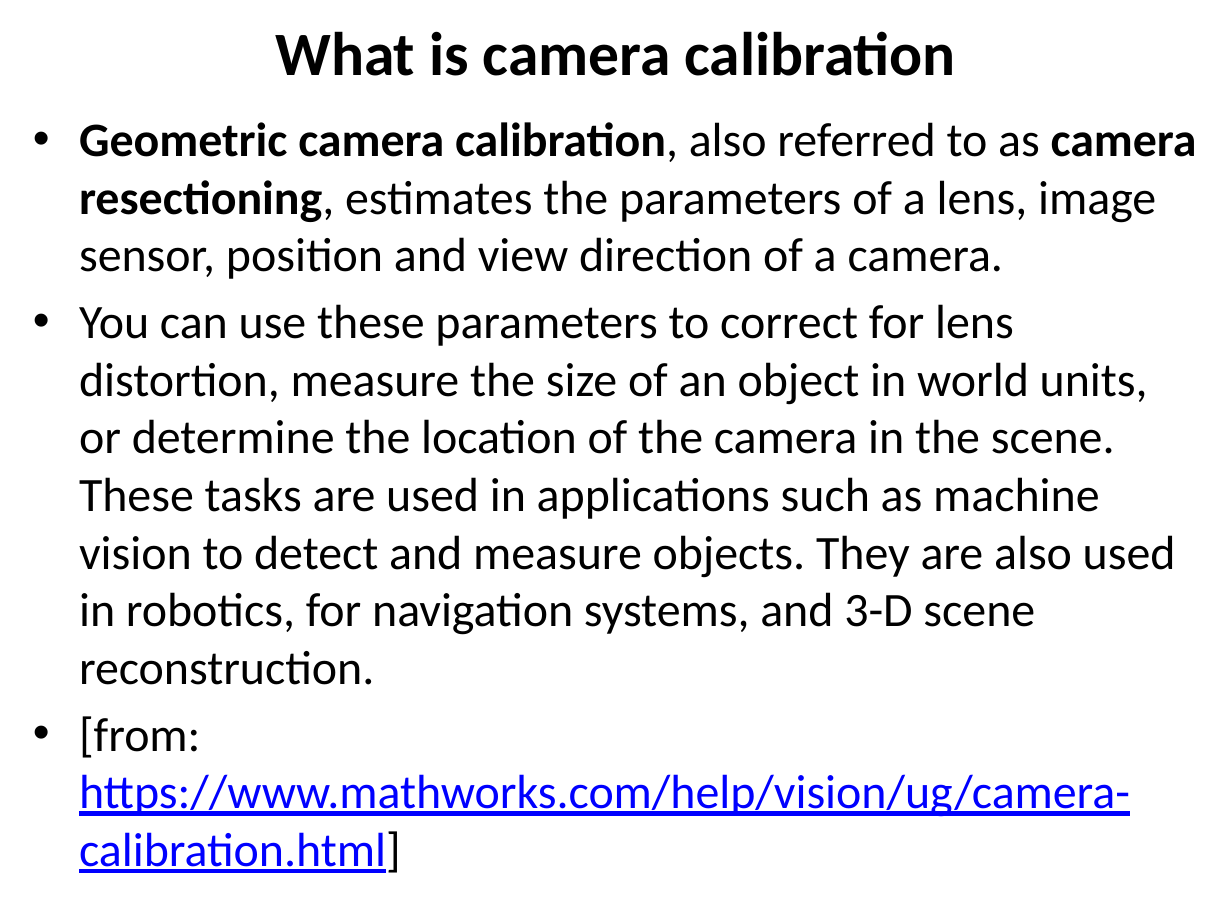
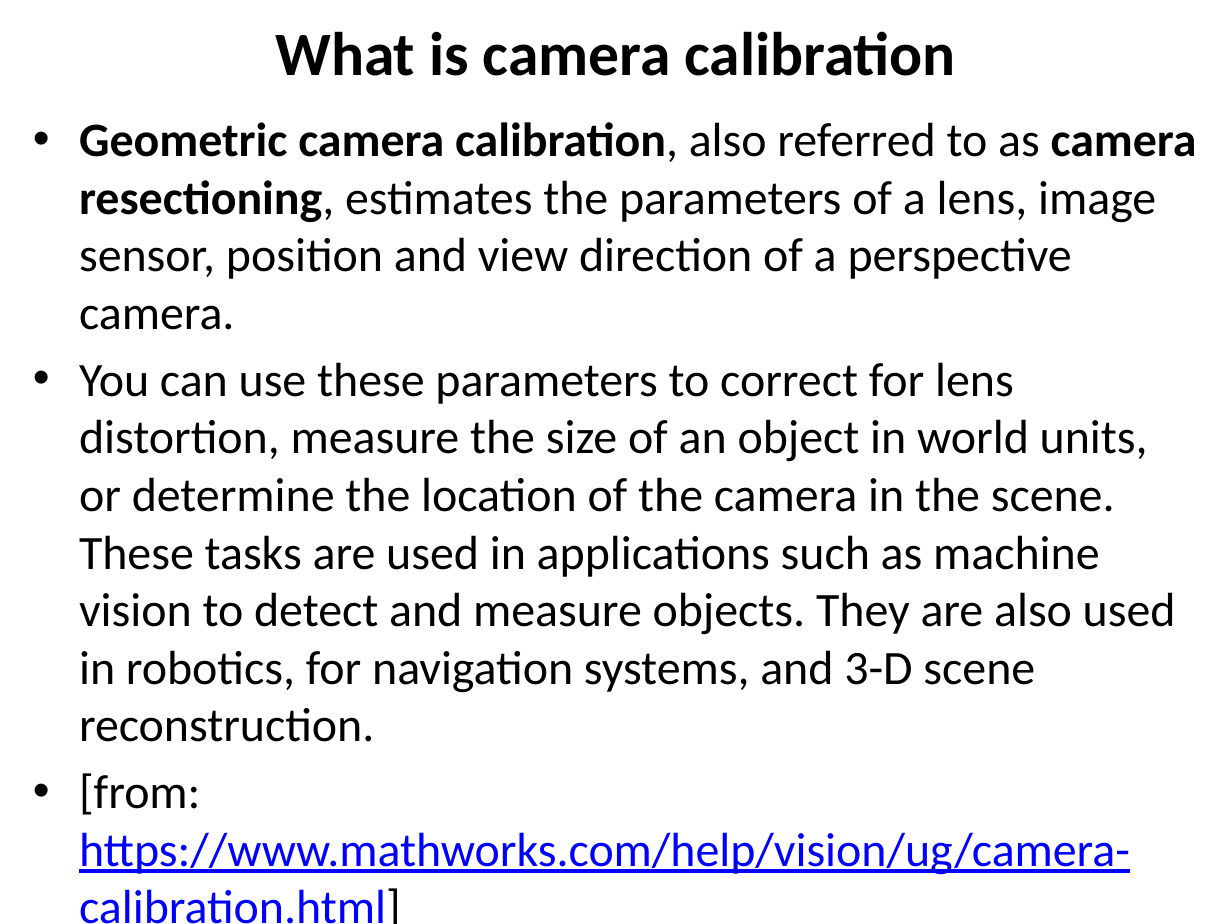
Before and after one commit to YoniChechik/AI_is_Math, a slide deck: slide 4 of c_07_camera_calibration/camera calibration.pptx. Drawn at 1232x924 pixels with LibreOffice and Linux fonts; fonts in the diff are those of the drawing. Boxes give left, top, right and bottom in pixels: in the first picture for what was removed or moved away, otherwise in the second. Text is boxed around its words. In the diff, an @@ line names an element or a change of style, - is before the commit and + after.

```diff
--- a/c_07_camera_calibration/camera calibration.pptx
+++ b/c_07_camera_calibration/camera calibration.pptx
@@ text at (x1=79, y1=122, x2=1197, y2=330): text changed @@
-• Geometric camera calibration, also referred to as camera resectioning, estimates the parameters of a lens, image sensor, position and view direction of a camera.
+• Geometric camera calibration, also referred to as camera resectioning, estimates the parameters of a lens, image sensor, position and view direction of a perspective camera.
```
Also in this commit, not shown: 7 other slides changed, 6 slides added, 3 slides removed, 2 other files.
